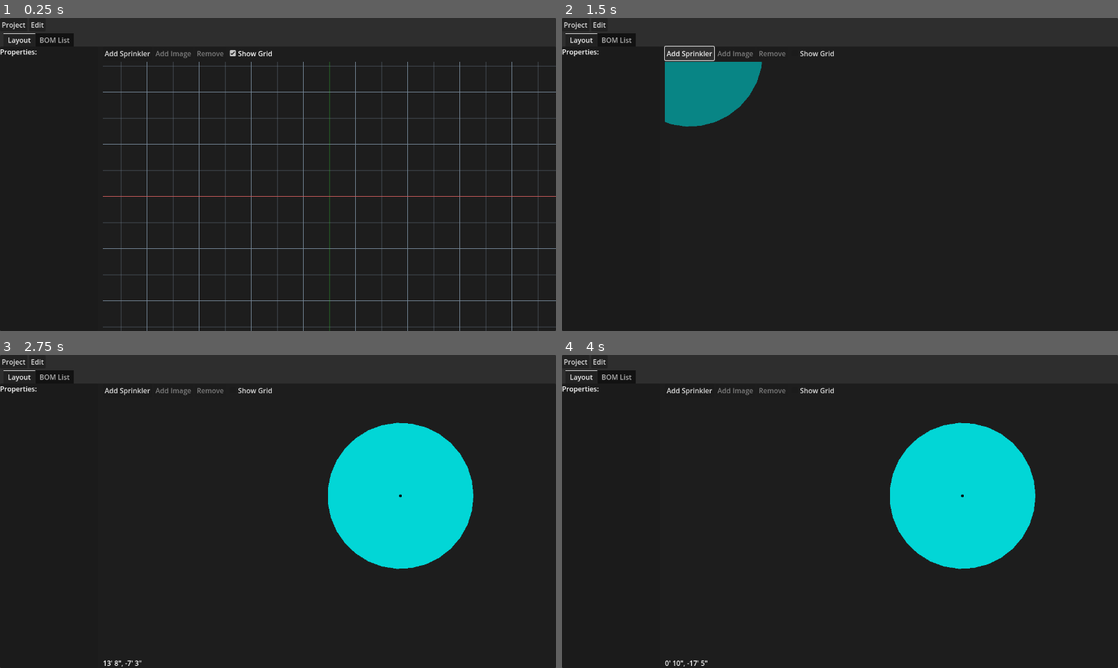
Above: before the commit, frames 1-4 (two rows, left to right).
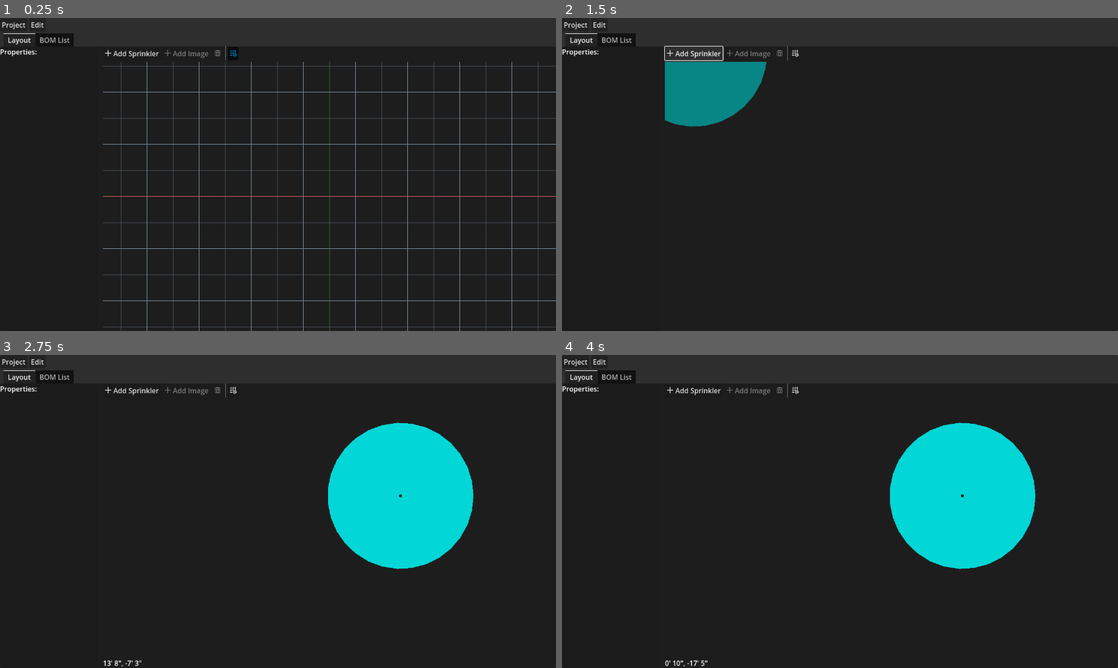
Above: after the commit, the same moments.

Repository: hankedan000/yardscaper
Game: Godot game, scene res://scenes/Main/Main.tscn
Two runs of this game, one before a commit and one after it. Both use one fixed random seed, a clock stepped at 60 frames per second and the inputs below.
Inputs (mouse positions are in pixels of both pictures, inside the frame that each line leads up to; where the layout moved, square brackets give the same spot in the first picture):
- Up to frame 1 (0.25 s): no input
- Up to frame 2 (1.5 s): click (795, 52) [812, 52] at 0.5 s; click "Add Sprinkler" at 1.25 s
- Up to frame 3 (2.75 s): tap Enter at 2 s; move the mouse to (400, 495) at 2.02 s; tap Z at 2.1 s; click (400, 495) at 2.17 s
- Up to frame 4 (4 s): tap Space at 2.75 s; drag from (728, 527) to (812, 574) at 2.77 s; tap Enter at 3.5 s; move the mouse to (895, 442) at 3.52 s; tap Z at 3.6 s

The runs differ from the first frame. In frame 1, 0.3% of the frame differs, in the area x 18-49%, y 9-14%; in frame 2, 0.5%, in the area x 18-49%, y 8-35%; in frame 3, 0.3%; in frame 4, 0.3%.

Commit message:
Adds icons to toolbar buttons

Diff:
--- /dev/null
+++ b/SprinklerDesigner/assets/icons/Add.svg
@@ -0,0 +1 @@
+<svg height="16" viewBox="0 0 16 16" width="16" xmlns="http://www.w3.org/2000/svg"><path d="m7 1v6h-6v2h6v6h2v-6h6v-2h-6v-6z" fill="#e0e0e0"/></svg>
--- /dev/null
+++ b/SprinklerDesigner/assets/icons/Grid.svg
@@ -0,0 +1 @@
+<svg height="16" viewBox="0 0 16 16" width="16" xmlns="http://www.w3.org/2000/svg"><path d="M1 1v14h14V1zm2 2h2v2H3zm4 0h2v2H7zm4 0h2v2h-2zM3 7h2v2H3zm4 0h2v2H7zm4 0h2v2h-2zm-8 4h2v2H3zm4 0h2v2H7zm4 0h2v2h-2z" fill="#e0e0e0"/></svg>
--- /dev/null
+++ b/SprinklerDesigner/assets/icons/GridToggle.svg
@@ -0,0 +1 @@
+<svg viewBox="0 0 16 16" height="16" width="16" xmlns="http://www.w3.org/2000/svg"><path d="M2 0v2H0v1h2v4H0v1h2v4H0v1h2v2h1v-2h3.125A5.5 5 0 0 1 6 12H3V8h4v1.143a5.5 5 0 0 1 1-.99V8h.223A5.5 5 0 0 1 11.5 7H8V3h4v4h-.5a5.5 5 0 0 1 3.297 1H15V7h-2V3h2V2h-2V0h-1v2H8V0H7v2H3V0H2zm1 3h4v4H3V3zm8.485 5.261c-1.648 0-3.734 1.256-4.485 3.68a.645.645 0 0 0-.004.367C7.721 14.846 9.873 16 11.486 16c1.612 0 3.764-1.154 4.489-3.692a.645.645 0 0 0 0-.356c-.71-2.443-2.842-3.691-4.49-3.691zm0 1.29a2.58 2.58 0 0 1 0 5.16 2.58 2.58 0 0 1 0-5.16zm0 1.29a1.29 1.29 0 0 0 0 2.58 1.29 1.29 0 0 0 0-2.58z" fill="#e0e0e0"/></svg>
--- /dev/null
+++ b/SprinklerDesigner/assets/icons/GuiTabMenu.svg
@@ -0,0 +1 @@
+<svg height="16" viewBox="0 0 16 16" width="16" xmlns="http://www.w3.org/2000/svg"><path d="M8 0a2 2 0 0 0 0 4 2 2 0 0 0 0-4zm0 6a2 2 0 0 0 0 4 2 2 0 0 0 0-4zm0 6a2 2 0 0 0 0 4 2 2 0 0 0 0-4z" fill="#e0e0e0" fill-opacity=".4"/></svg>
--- /dev/null
+++ b/SprinklerDesigner/assets/icons/GuiTabMenuHl.svg
@@ -0,0 +1 @@
+<svg height="16" viewBox="0 0 16 16" width="16" xmlns="http://www.w3.org/2000/svg"><path d="M8 0a2 2 0 0 0 0 4 2 2 0 0 0 0-4zm0 6a2 2 0 0 0 0 4 2 2 0 0 0 0-4zm0 6a2 2 0 0 0 0 4 2 2 0 0 0 0-4z" fill="#e0e0e0"/></svg>
--- /dev/null
+++ b/SprinklerDesigner/assets/icons/Lock.svg
@@ -0,0 +1 @@
+<svg height="16" viewBox="0 0 16 16" width="16" xmlns="http://www.w3.org/2000/svg"><path d="M13 6A5 5 0 0 0 3 6v2H2v7h12V8h-1V6zM5 6a3 3 0 0 1 6 0v2H5zm2 4h2v3H7z" fill="#e0e0e0"/></svg>
--- /dev/null
+++ b/SprinklerDesigner/assets/icons/MoveDown.svg
@@ -0,0 +1 @@
+<svg height="16" viewBox="0 0 16 16" width="16" xmlns="http://www.w3.org/2000/svg"><path d="M10 2H6m2 4v8M4 9l4 5 4-5" fill="none" stroke="#e0e0e0" stroke-linecap="round" stroke-linejoin="round" stroke-width="2"/></svg>
--- /dev/null
+++ b/SprinklerDesigner/assets/icons/MoveLeft.svg
@@ -0,0 +1 @@
+<svg height="16" viewBox="0 0 16 16" width="16" xmlns="http://www.w3.org/2000/svg"><path d="M14 10V6m-4 2H2m5-4L2 8l5 4" fill="none" stroke="#e0e0e0" stroke-linecap="round" stroke-linejoin="round" stroke-width="2"/></svg>
--- /dev/null
+++ b/SprinklerDesigner/assets/icons/MoveRight.svg
@@ -0,0 +1 @@
+<svg height="16" viewBox="0 0 16 16" width="16" xmlns="http://www.w3.org/2000/svg"><path d="M2 6v4m4-2h8m-5 4 5-4-5-4" fill="none" stroke="#e0e0e0" stroke-linecap="round" stroke-linejoin="round" stroke-width="2"/></svg>
--- /dev/null
+++ b/SprinklerDesigner/assets/icons/MoveUp.svg
@@ -0,0 +1 @@
+<svg height="16" viewBox="0 0 16 16" width="16" xmlns="http://www.w3.org/2000/svg"><path d="M6 14h4m-2-4V2m4 5L8 2 4 7" fill="none" stroke="#e0e0e0" stroke-linecap="round" stroke-linejoin="round" stroke-width="2"/></svg>
--- /dev/null
+++ b/SprinklerDesigner/assets/icons/Remove.svg
@@ -0,0 +1 @@
+<svg height="16" viewBox="0 0 16 16" width="16" xmlns="http://www.w3.org/2000/svg"><path d="m5 1v1h-4v2h14v-2h-4v-1zm-3 4v8a2 2 0 0 0 2 2h8a2 2 0 0 0 2-2v-8zm1 2h2v6h-2zm4 0h2v6h-2zm4 0h2v6h-2z" fill="#e0e0e0"/></svg>
--- /dev/null
+++ b/SprinklerDesigner/assets/themes/MainTheme.tres
@@ -0,0 +1,5 @@
+[gd_resource type="Theme" format=3 uid="uid://b7bms6qoy7yfq"]
+
+[resource]
+Button/colors/font_pressed_color = Color(0, 0.551, 0.87, 1)
+Button/colors/icon_pressed_color = Color(0, 0.552941, 0.870588, 1)
--- a/SprinklerDesigner/scenes/LayoutPanel/LayoutPanel.tscn
+++ b/SprinklerDesigner/scenes/LayoutPanel/LayoutPanel.tscn
@@ -1,8 +1,11 @@
-[gd_scene load_steps=4 format=3 uid="uid://xyp0got3c5dp"]
+[gd_scene load_steps=7 format=3 uid="uid://xyp0got3c5dp"]
 
 [ext_resource type="Script" path="res://scenes/LayoutPanel/LayoutPanel.gd" id="1_h3dfu"]
 [ext_resource type="PackedScene" uid="uid://g5yh8tb0v6bk" path="res://scenes/Sprinkler/Sprinkler.tscn" id="2_nuxou"]
+[ext_resource type="Texture2D" uid="uid://bumt4lc5f8gm2" path="res://assets/icons/Add.svg" id="3_ashny"]
 [ext_resource type="PackedScene" uid="uid://dqfod1mptbtve" path="res://scenes/WorldViewportContainer/WorldViewportContainer.tscn" id="3_g54tn"]
+[ext_resource type="Texture2D" uid="uid://cphnqsvx30p2c" path="res://assets/icons/Remove.svg" id="4_15auh"]
+[ext_resource type="Texture2D" uid="uid://covc7nfq44by2" path="res://assets/icons/GridToggle.svg" id="4_xhgqy"]
 
 [node name="LayoutPanel" type="PanelContainer"]
 anchors_preset = 15
@@ -126,23 +129,32 @@
 
 [node name="AddSprinkler" type="Button" parent="HSplitContainer/Layout/LayoutToolbar"]
 layout_mode = 2
+tooltip_text = "Add sprinkler"
 text = "Add Sprinkler"
+icon = ExtResource("3_ashny")
 
 [node name="AddImage" type="Button" parent="HSplitContainer/Layout/LayoutToolbar"]
 layout_mode = 2
 tooltip_text = "Add image to project. Project needs to be saved before you can add images."
 disabled = true
 text = "Add Image"
+icon = ExtResource("3_ashny")
 
 [node name="RemoveButton" type="Button" parent="HSplitContainer/Layout/LayoutToolbar"]
 layout_mode = 2
+tooltip_text = "Remove item"
 disabled = true
-text = "Remove"
+icon = ExtResource("4_15auh")
 
-[node name="ShowGridCheckbox" type="CheckBox" parent="HSplitContainer/Layout/LayoutToolbar"]
+[node name="VSeparator" type="VSeparator" parent="HSplitContainer/Layout/LayoutToolbar"]
 layout_mode = 2
+
+[node name="ShowGridButton" type="Button" parent="HSplitContainer/Layout/LayoutToolbar"]
+layout_mode = 2
+tooltip_text = "Toggle grid visibility"
+toggle_mode = true
 button_pressed = true
-text = "Show Grid"
+icon = ExtResource("4_xhgqy")
 
 [node name="World" type="Control" parent="HSplitContainer/Layout"]
 layout_mode = 2
@@ -170,4 +182,4 @@
 [connection signal="pressed" from="HSplitContainer/Layout/LayoutToolbar/AddSprinkler" to="." method="_on_add_sprinkler_pressed"]
 [connection signal="pressed" from="HSplitContainer/Layout/LayoutToolbar/AddImage" to="." method="_on_add_image_pressed"]
 [connection signal="pressed" from="HSplitContainer/Layout/LayoutToolbar/RemoveButton" to="." method="_on_remove_button_pressed"]
-[connection signal="toggled" from="HSplitContainer/Layout/LayoutToolbar/ShowGridCheckbox" to="." method="_on_show_grid_checkbox_toggled"]
+[connection signal="toggled" from="HSplitContainer/Layout/LayoutToolbar/ShowGridButton" to="." method="_on_show_grid_checkbox_toggled"]
--- a/SprinklerDesigner/scenes/Main/Main.tscn
+++ b/SprinklerDesigner/scenes/Main/Main.tscn
@@ -1,6 +1,7 @@
-[gd_scene load_steps=4 format=3 uid="uid://u1375je75c1f"]
+[gd_scene load_steps=5 format=3 uid="uid://u1375je75c1f"]
 
 [ext_resource type="Script" path="res://scenes/Main/Main.gd" id="1_bcdjs"]
+[ext_resource type="Theme" uid="uid://b7bms6qoy7yfq" path="res://assets/themes/MainTheme.tres" id="1_gn7y4"]
 [ext_resource type="PackedScene" uid="uid://xyp0got3c5dp" path="res://scenes/LayoutPanel/LayoutPanel.tscn" id="1_hfx47"]
 [ext_resource type="PackedScene" uid="uid://dfag2aakh64er" path="res://scenes/UnsavedChangesDialog/UnsavedChangesDialog.tscn" id="2_4u3hh"]
 
@@ -10,6 +11,7 @@
 anchor_bottom = 1.0
 grow_horizontal = 2
 grow_vertical = 2
+theme = ExtResource("1_gn7y4")
 script = ExtResource("1_bcdjs")
 
 [node name="OpenDialog" type="FileDialog" parent="."]
Not shown, added: SprinklerDesigner/assets/icons/Add.svg.import
Not shown, added: SprinklerDesigner/assets/icons/Grid.svg.import
Not shown, added: SprinklerDesigner/assets/icons/GridToggle.svg.import
Not shown, added: SprinklerDesigner/assets/icons/GuiTabMenu.svg.import
Not shown, added: SprinklerDesigner/assets/icons/GuiTabMenuHl.svg.import
Not shown, added: SprinklerDesigner/assets/icons/Lock.svg.import
Not shown, added: SprinklerDesigner/assets/icons/MoveDown.svg.import
Not shown, added: SprinklerDesigner/assets/icons/MoveLeft.svg.import
Not shown, added: SprinklerDesigner/assets/icons/MoveRight.svg.import
Not shown, added: SprinklerDesigner/assets/icons/MoveUp.svg.import
Not shown, added: SprinklerDesigner/assets/icons/Remove.svg.import
